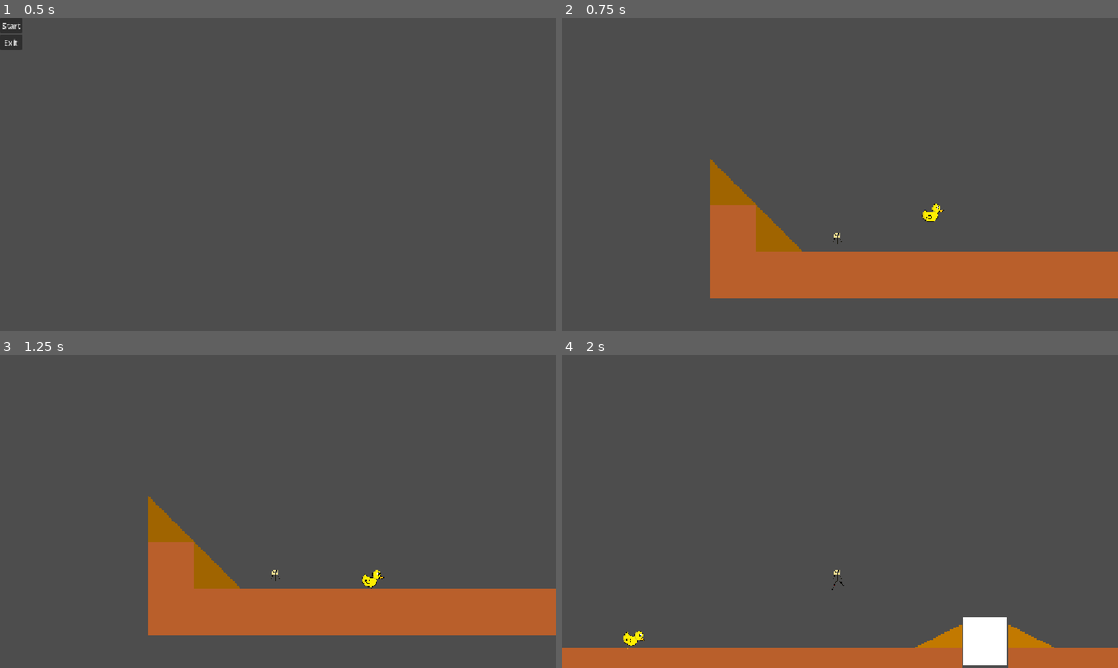
Above: before the commit, frames 1-4 (two rows, left to right).
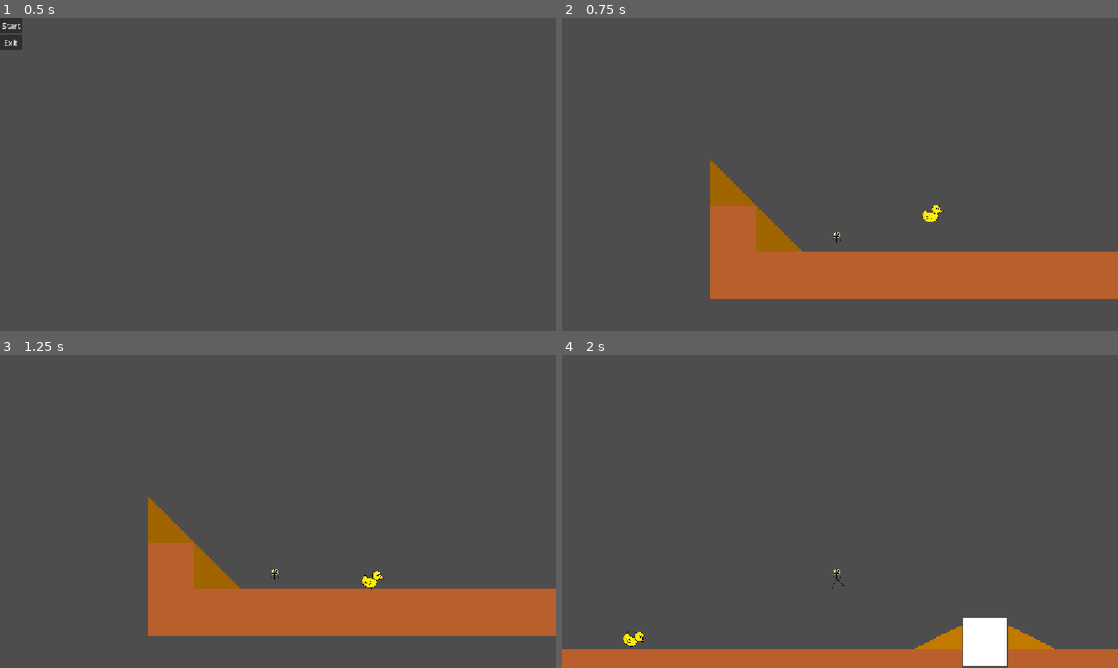
Above: after the commit, the same moments.

Repository: Mareruma/Bounce-Back
Game: Godot game, scene res://Scenes/game.tscn
Same seed, same stepped clock (60 frames per second), same inputs: the game is played once before the commit and once after it.
Inputs:
- Up to frame 1 (0.5 s): no input
- Up to frame 2 (0.75 s): click "Start" at 0.5 s
- Up to frame 3 (1.25 s): no input
- Up to frame 4 (2 s): tap Enter (ui_accept) at 1.25, 1.52 s; hold Right (ui_right) from 1.28 s (still down); tap F (kick) at 1.35 s

Frame 1 is identical in both runs. In frame 2, 0.3% of the frame differs, in the area x 26-100%, y 45-90%; in frame 3, 0.3%; in frame 4, 0.6%, in the area x 0-100%, y 68-100%.

Commit message:
tuned hitboxes

Diff:
--- a/Scenes/player.tscn
+++ b/Scenes/player.tscn
@@ -46,22 +46,23 @@
 
 [sub_resource type="CapsuleShape2D" id="CapsuleShape2D_3smsa"]
 radius = 4.0
-height = 15.0
+height = 14.0
 
-[sub_resource type="RectangleShape2D" id="RectangleShape2D_cvnsp"]
-size = Vector2(12, 11.25)
+[sub_resource type="RectangleShape2D" id="RectangleShape2D_tx1dd"]
+size = Vector2(14, 12)
 
 [node name="Player" type="CharacterBody2D" unique_id=872753299]
+position = Vector2(2, 3)
 script = ExtResource("1_cvnsp")
 
 [node name="Sprite2D" type="AnimatedSprite2D" parent="." unique_id=638624359]
-position = Vector2(-1.5624993, -2.609375)
+position = Vector2(-2, -3)
 scale = Vector2(0.26367188, 0.26220703)
 sprite_frames = SubResource("SpriteFrames_wp5od")
 animation = &"Idle"
 
 [node name="CollisionShape2D" type="CollisionShape2D" parent="." unique_id=2124131111]
-position = Vector2(-2, -4)
+position = Vector2(-2, -3)
 shape = SubResource("CapsuleShape2D_3smsa")
 
 [node name="Camera2D" type="Camera2D" parent="." unique_id=1259623436]
@@ -71,5 +72,5 @@
 [node name="KickArea" type="Area2D" parent="." unique_id=421994624]
 
 [node name="CollisionShape2D" type="CollisionShape2D" parent="KickArea" unique_id=1879987777]
-position = Vector2(-2, -1.375)
-shape = SubResource("RectangleShape2D_cvnsp")
+position = Vector2(-2, -2)
+shape = SubResource("RectangleShape2D_tx1dd")
